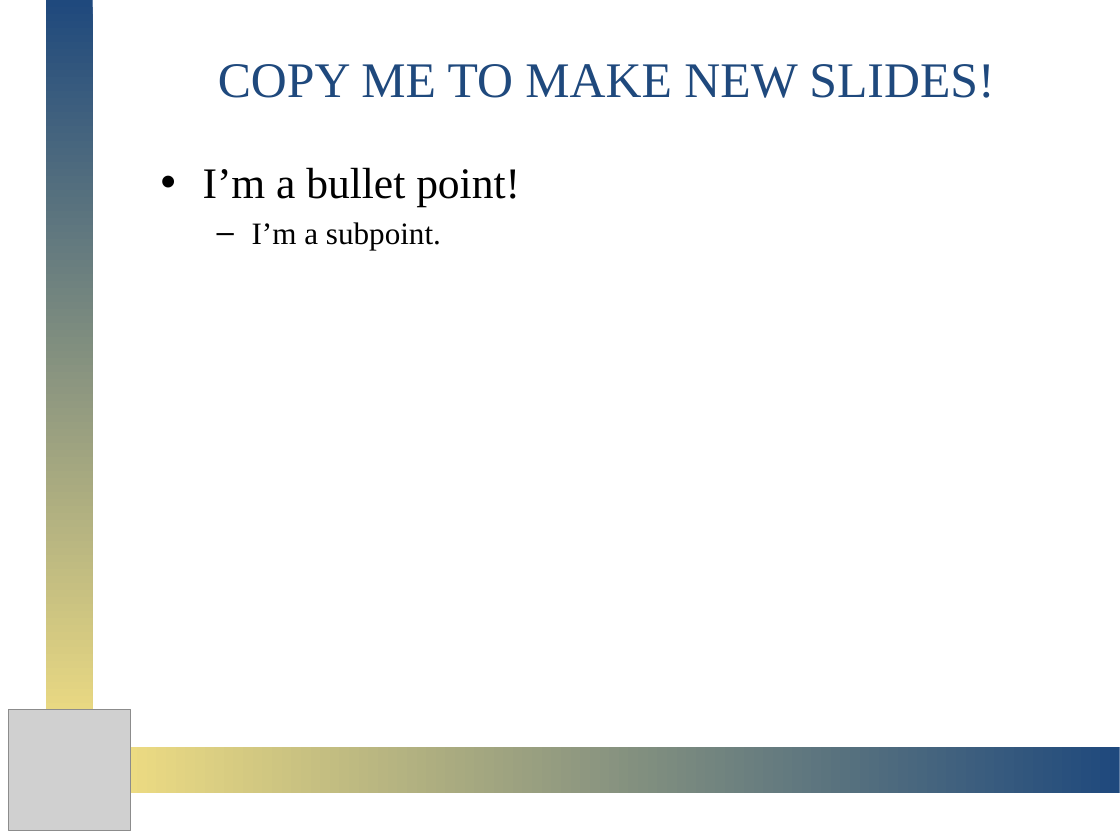
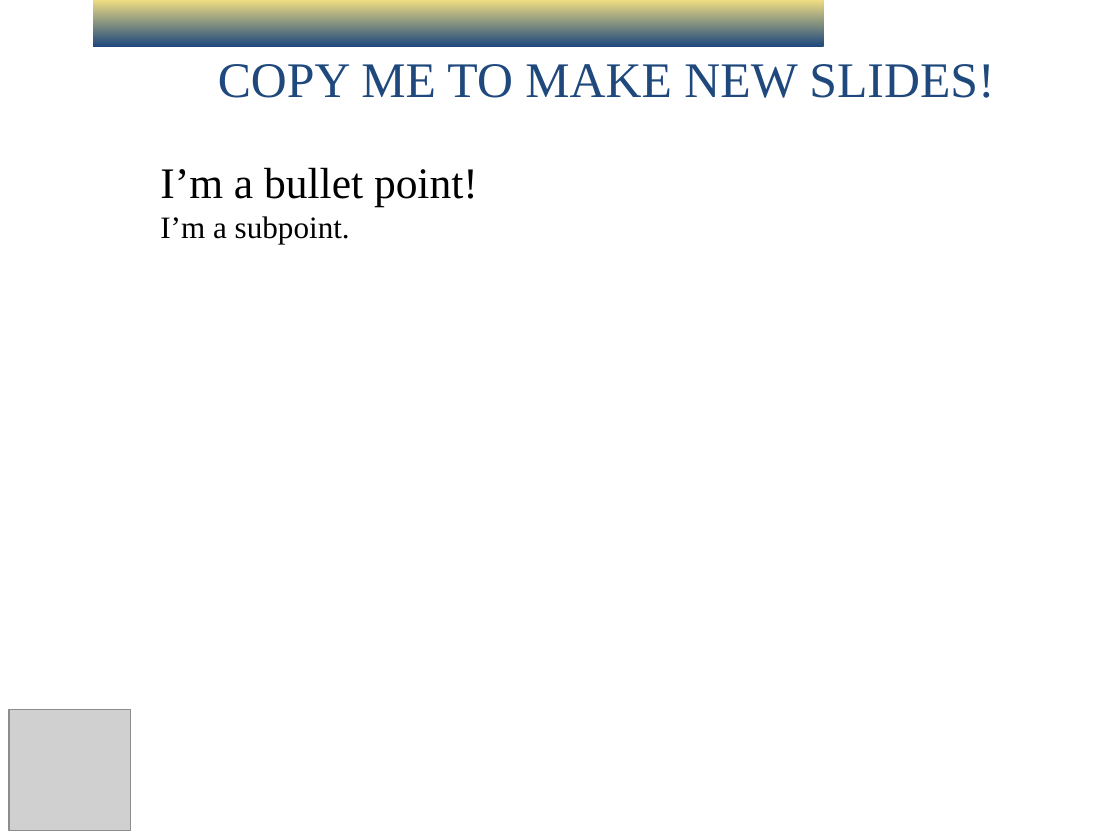
Before and after one commit to omgpotatoes/DEANQA, a slide deck: slide 4 of presentation/DeanQA.pptx (slide 2 before the commit). Drawn at 1120x840 pixels with LibreOffice and Linux fonts; fonts in the diff are those of the drawing; grey boxes stand for pictures. Boxes give left, top, right and bottom in pixels: in the first picture for what was removed or moved away, otherwise in the second. Text is boxed around its words. In the diff, an @@ line names an element or a change of style, - is before the commit and + after.

```diff
--- a/presentation/DeanQA.pptx
+++ b/presentation/DeanQA.pptx
@@ rectangle removed at [46,1,94,732] @@
@@ rectangle added at [93,0,824,47], fill gradient #1F497D to #EEDC82 @@
@@ text "I’m a bullet point!" at [160,167,478,244]: bullet • to none; less space between paragraphs; bullet – to none; list level 2 to 1 in "I’m a subpoint." @@
@@ rectangle removed at [118,747,1119,794] @@
```
Also in this commit, not shown: 1 other slide changed, 2 slides added, 1 other file.
